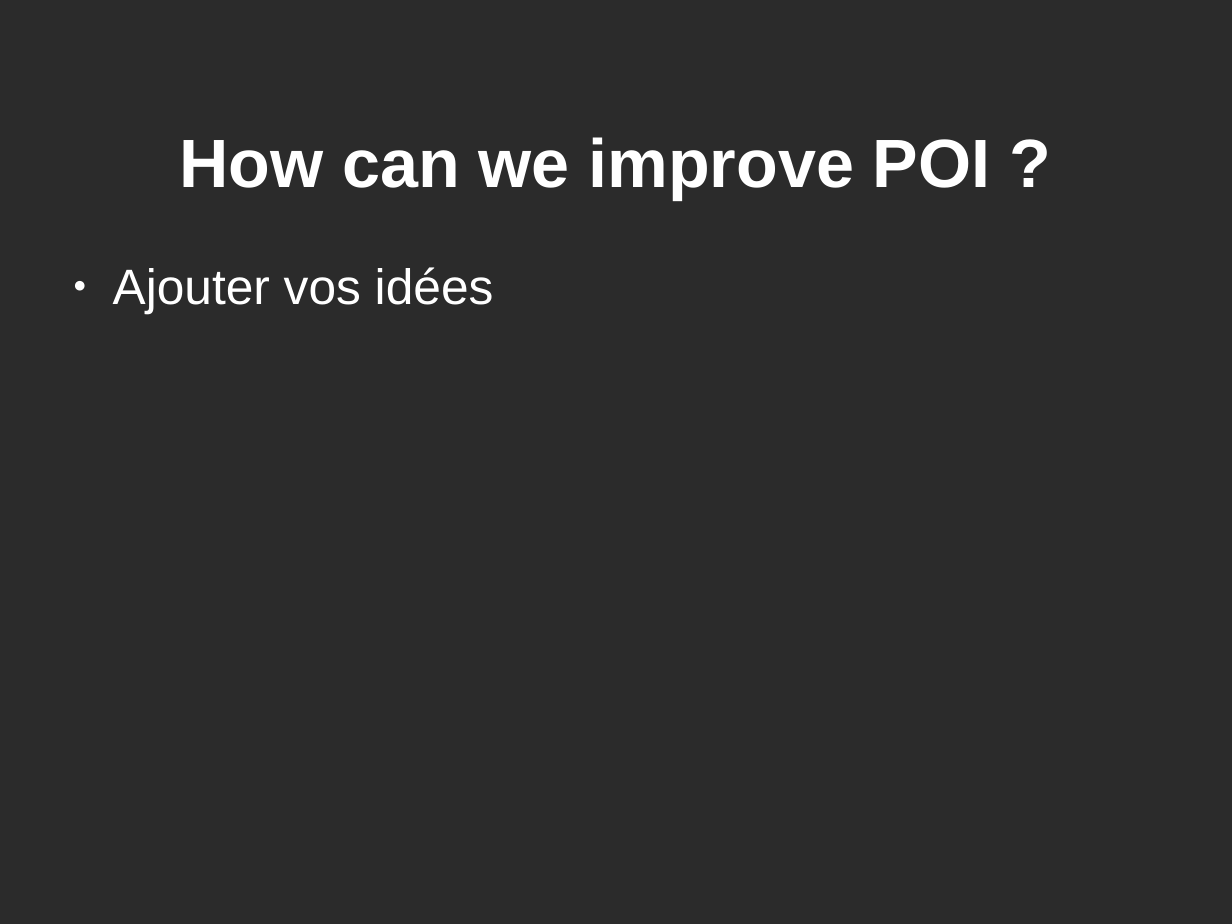
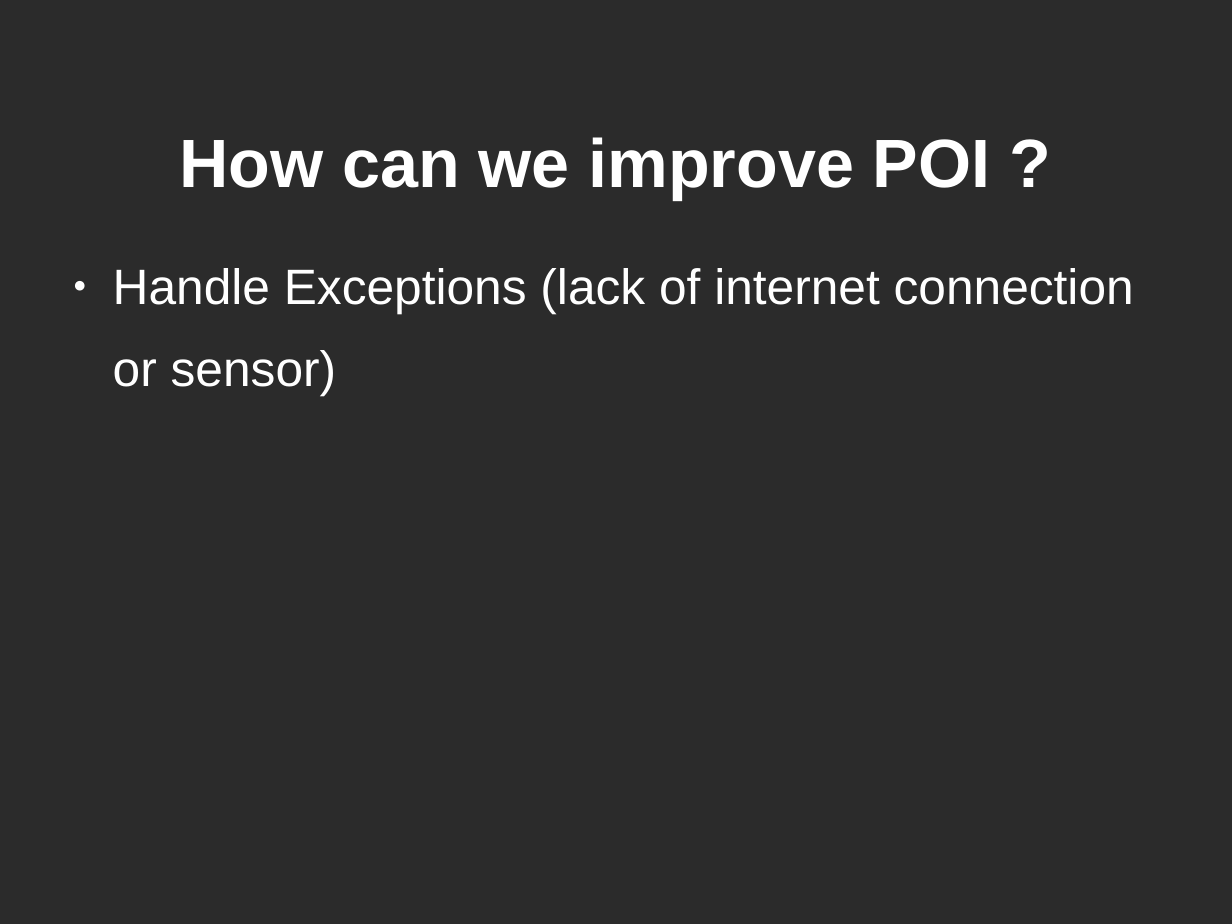
Before and after one commit to dducry/POI, a slide deck: slide 8 of presentationProjetSMS.odp. Drawn at 1232x924 pixels with LibreOffice and Linux fonts; fonts in the diff are those of the drawing; background and template pictures are left out; a plain dark background stands for a picture behind light text. Boxes give left, top, right and bottom in pixels: in the first picture for what was removed or moved away, otherwise in the second. Text is boxed around its words. In the diff, an @@ line names an element or a change of style, - is before the commit and + after.

Commit message:
Ajout de la proposition de gérer les exceptions

```diff
--- a/presentationProjetSMS.odp
+++ b/presentationProjetSMS.odp
@@ text at [113,268,1134,396]: text changed @@
-● Ajouter vos idées
+● Handle Exceptions (lack of internet connection
+or sensor)
```
